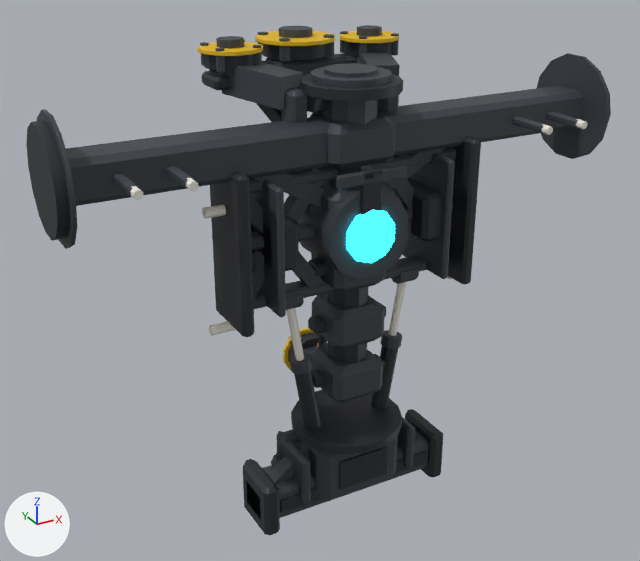
An edit to the FBX model Assets/Resources/ClamshellMeshes/Skel_TorsoHumanoid_Heavy.fbx, drawn before and after from the same camera.
Rendered twice from a 50 mm lens placed at (-1.68, -2.82, 2.05), pointed at (-0.03, 0.17, 0.56). Every picture has the same lights, and +X, +Y and +Z are marked at lower left. The first picture is the older version. Where no turn or scale is listed for an object, it has been applied to the vertices. Vertices at exactly the same position are counted once.

Script lines for the objects in view, before the commit:
```python
me_skel_torsohumanoid_heavy_001 = bpy.data.meshes.new('Skel_TorsoHumanoid_Heavy.001')
me_skel_torsohumanoid_heavy_001.from_pydata(...)  # 21426 vertices, 20484 faces; spans x -1.14..1.14, y -0.28..0.6, z -0.42..1.55
# faces by material slot: [1908, 360, 6984, 10300, 132, 800]
me_skel_torsohumanoid_heavy_001.materials.append(mat_panel)  # white #f0ece2
me_skel_torsohumanoid_heavy_001.materials.append(mat_hazard)  # yellow #e6b800
me_skel_torsohumanoid_heavy_001.materials.append(mat_dark)  # black #23272d
me_skel_torsohumanoid_heavy_001.materials.append(mat_frame)  # dark grey #3a3f45
me_skel_torsohumanoid_heavy_001.materials.append(mat_glow)  # cyan #27e5ff, glowing cyan #27e5ff
me_skel_torsohumanoid_heavy_001.materials.append(mat_copper)  # orange #c86f3c
ob_skel_torsohumanoid_heavy = bpy.data.objects.new('Skel_TorsoHumanoid_Heavy', me_skel_torsohumanoid_heavy_001)
ob_skel_torsohumanoid_heavy.location = (0.0, 0.0, 0.0)
```
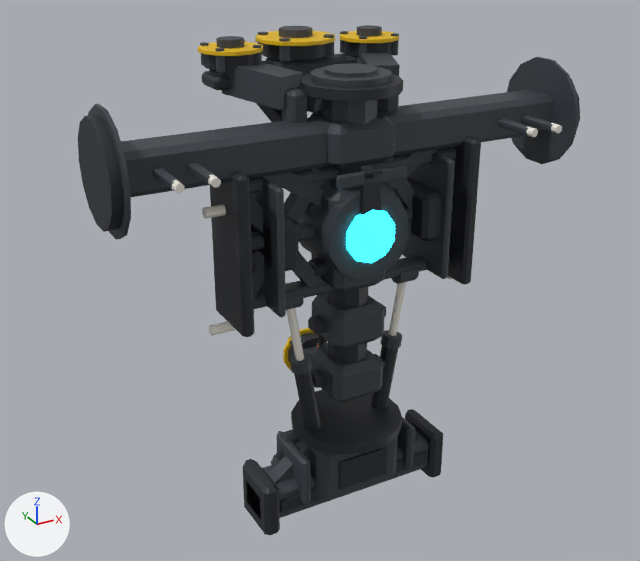
Boxes [x1, y1, x2, y2] around the edits, measured in the pictures (640 x 561 px; the box of a moved part takes in the faces that stretch with it):
'Skel_TorsoHumanoid_Heavy', reshaped (14% narrower)
    before: [26, 25, 611, 535]
    after: [78, 25, 580, 535]
part 1 of me_skel_torsohumanoid_heavy_001, moved or reshaped
    before: [66, 86, 584, 206]
    after: [121, 90, 553, 197]
part 2 of me_skel_torsohumanoid_heavy_001, moved or reshaped
    before: [26, 121, 70, 241]
    after: [78, 115, 124, 232]
part 3 of me_skel_torsohumanoid_heavy_001, moved or reshaped
    before: [37, 109, 77, 249]
    after: [88, 104, 131, 240]
part 4 of me_skel_torsohumanoid_heavy_001, moved or reshaped
    before: [167, 166, 195, 188]
    after: [188, 163, 217, 185]
part 5 of me_skel_torsohumanoid_heavy_001, moved or reshaped
    before: [186, 178, 199, 191]
    after: [208, 174, 221, 188]
part 6 of me_skel_torsohumanoid_heavy_001, moved or reshaped
    before: [113, 173, 141, 197]
    after: [153, 168, 181, 191]
part 7 of me_skel_torsohumanoid_heavy_001, moved or reshaped
    before: [130, 186, 143, 200]
    after: [172, 180, 185, 194]
part 8 of me_skel_torsohumanoid_heavy_001, moved or reshaped (mostly hidden)
    before: [603, 78, 611, 115]
    after: [571, 79, 580, 138]
part 9 of me_skel_torsohumanoid_heavy_001, moved or reshaped
    before: [537, 53, 610, 159]
    after: [507, 57, 579, 164]
part 10 of me_skel_torsohumanoid_heavy_001, moved or reshaped
    before: [513, 116, 546, 133]
    after: [498, 118, 530, 135]
part 11 of me_skel_torsohumanoid_heavy_001, moved or reshaped
    before: [542, 124, 553, 135]
    after: [526, 127, 538, 137]
part 12 of me_skel_torsohumanoid_heavy_001, moved or reshaped
    before: [547, 111, 581, 128]
    after: [522, 115, 556, 132]
part 13 of me_skel_torsohumanoid_heavy_001, moved or reshaped
    before: [576, 119, 588, 129]
    after: [551, 123, 562, 133]

The change in detail:
me_skel_torsohumanoid_heavy_001 is used by ob_skel_torsohumanoid_heavy; location (0.0, 0.0, 0.0).
me_skel_torsohumanoid_heavy_001 had 21426 vertices, 20484 faces and spanned x -1.14..1.14, y -0.28..0.6, z -0.42..1.55.
me_skel_torsohumanoid_heavy_001 now has 21426 vertices, 20484 faces and spans x -0.98..0.98, y -0.28..0.6, z -0.42..1.55.
me_skel_torsohumanoid_heavy_001 part 1: the loose piece of 224 vertices spanning x -1.13..1.13, y -0.08..0.08, z 1.12..1.28 is scaled about its middle by (0.847, 1, 1).
me_skel_torsohumanoid_heavy_001 part 2: the loose piece of 84 vertices spanning x -1.14..-1.11, y -0.19..0.19, z 1.01..1.39 is moved by (0.17, 0.0, 0.0).
me_skel_torsohumanoid_heavy_001 part 3: the loose piece of 84 vertices spanning x -1.11..-1.09, y -0.22..0.22, z 0.98..1.42 is moved by (0.17, 0.0, 0.0).
me_skel_torsohumanoid_heavy_001 part 4: the loose piece of 224 vertices spanning x -0.75..-0.72, y -0.25..0.25, z 1.19..1.22 is moved by (0.08, 0.0, 0.0).
me_skel_torsohumanoid_heavy_001 part 5: the loose piece of 112 vertices spanning x -0.75..-0.72, y -0.28..-0.23, z 1.18..1.22 is moved by (0.08, 0.0, 0.0).
me_skel_torsohumanoid_heavy_001 part 6: the loose piece of 224 vertices spanning x -0.93..-0.9, y -0.25..0.25, z 1.19..1.22 is moved by (0.13, 0.0, 0.0).
me_skel_torsohumanoid_heavy_001 part 7: the loose piece of 112 vertices spanning x -0.93..-0.9, y -0.28..-0.23, z 1.18..1.22 is moved by (0.13, 0.0, 0.0).
me_skel_torsohumanoid_heavy_001 part 8: the loose piece of 84 vertices spanning x 1.11..1.14, y -0.19..0.19, z 1.01..1.39 is moved by (-0.17, 0.0, 0.0).
me_skel_torsohumanoid_heavy_001 part 9: the loose piece of 84 vertices spanning x 1.09..1.11, y -0.22..0.22, z 0.98..1.42 is moved by (-0.17, 0.0, 0.0).
me_skel_torsohumanoid_heavy_001 part 10: the loose piece of 224 vertices spanning x 0.72..0.75, y -0.25..0.25, z 1.19..1.22 is moved by (-0.08, 0.0, 0.0).
me_skel_torsohumanoid_heavy_001 part 11: the loose piece of 112 vertices spanning x 0.72..0.75, y -0.28..-0.23, z 1.18..1.22 is moved by (-0.08, 0.0, 0.0).
me_skel_torsohumanoid_heavy_001 part 12: the loose piece of 224 vertices spanning x 0.9..0.93, y -0.25..0.25, z 1.19..1.22 is moved by (-0.13, 0.0, 0.0).
me_skel_torsohumanoid_heavy_001 part 13: the loose piece of 112 vertices spanning x 0.9..0.93, y -0.28..-0.23, z 1.18..1.22 is moved by (-0.13, 0.0, 0.0).
Other edits to the shape of me_skel_torsohumanoid_heavy_001 do not show in these pictures.
